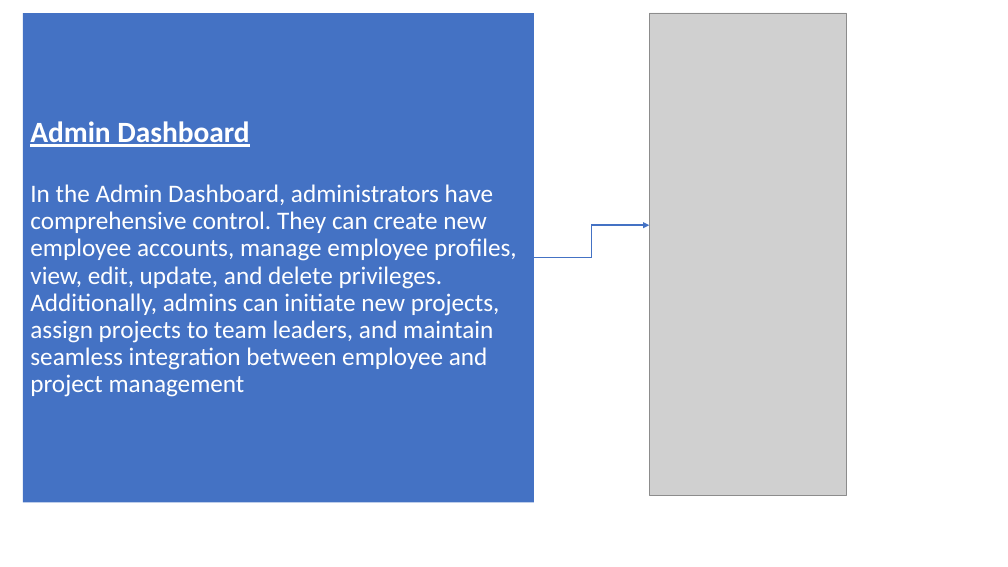
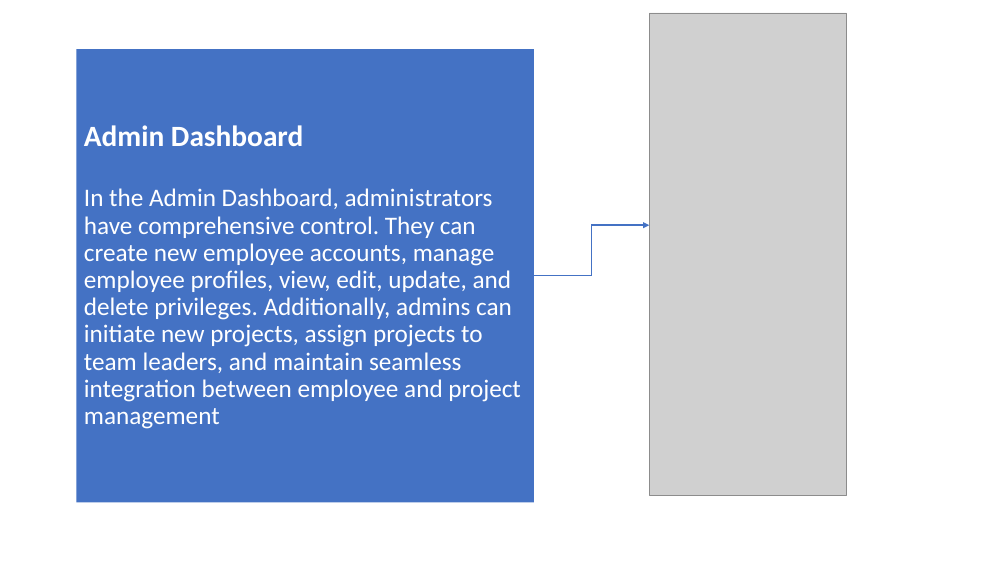
Before and after one commit to farhana2023/HRSystem, a slide deck: slide 21 of StaffSphere.pptx. Drawn at 1008x567 pixels with LibreOffice and Linux fonts; fonts in the diff are those of the drawing; grey boxes stand for pictures. Boxes give left, top, right and bottom in pixels: in the first picture for what was removed or moved away, otherwise in the second. Text is boxed around its words. In the diff, an @@ line names an element or a change of style, - is before the commit and + after.

```diff
--- a/StaffSphere.pptx
+++ b/StaffSphere.pptx
@@ title "Admin Dashboard In the Admin ...": place and size @@
-title "Admin Dashboard In the Admin ..." at bbox=[23, 13, 534, 502]
+title "Admin Dashboard In the Admin ..." at bbox=[76, 49, 534, 503]
@@ title "Admin Dashboard In the Admin ..." at bbox=[76, 49, 534, 503]: underline off in "Admin Dashboard" @@
@@ elbow arrow moved from (534, 258) - (650, 225) to (534, 276) - (650, 225) @@
```
Also in this commit, not shown: 38 other slides changed, 1 slide removed, 1 other file.
